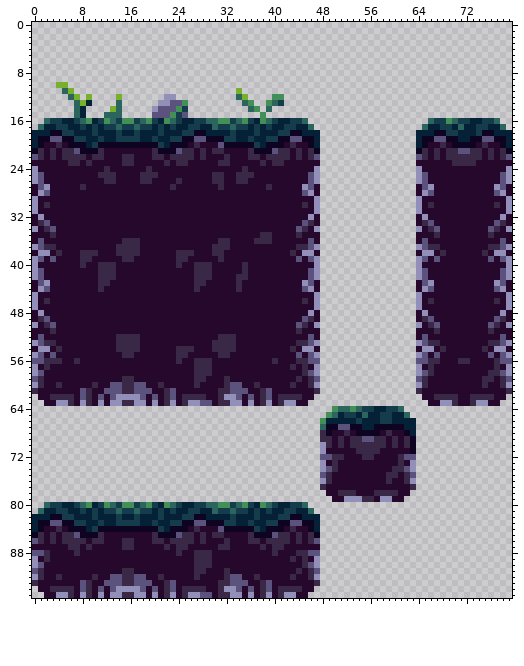
Pixel-art file, stored at aseprite/tileset.aseprite. The first picture shows the starting point.
80x96 pixels, 1 frame.
Once edited:
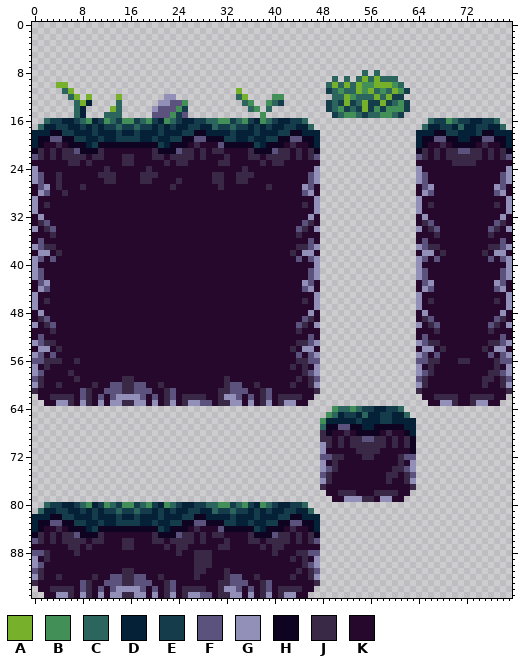
Palette (. is transparent): A #77b02a  B #429058  C #2c645e  D #052137  E #153c4a  F #5b537d  G #928fb8  H #0e0421  J #392946  K #25082c
The edit:
Layer "Basic Tile":
The author put colour A in row 9 at x 55 and 57; in row 10 at x 50, 52, 54 and 57 to 59; in row 11 at x 54, 56 and 60; in row 12 at x 52, 57 and 59; in row 13 at x 52, 55 and 58; in row 14 at x 55.
The author put colour B in row 10 at x 55 to 56 and 60; in row 11 at x 51, 55, 58 and 61; in row 12 at x 53; in row 13 at x 61; in row 14 at x 51, 57 and 59 to 61; in row 15 at x 52 to 53 and 58 to 59.
The author put colour C in row 8 at x 55 and 57; in row 9 at x 50, 52, 54, 56 and 58 to 60; in row 10 at x 49, 51, 53 and 61; in row 11 at x 50, 52 to 53, 57 and 59; in row 12 at x 50 to 51, 54 to 56 and 58; in row 13 at x 50, 54 and 60.
The author put colour C in row 14 at x 50 and 53; in row 15 at x 51, 54, 56 to 57 and 60.
The author put colour E in row 11 at x 49 and 62; in row 12 at x 60 to 61; in row 13 at x 49, 51, 53, 56 to 57, 59 and 62; in row 14 at x 49, 52, 54, 56, 58 and 62; in row 15 at x 50, 55 and 61.
Colour K becomes colour J in rows 25 to 27 at x 4; in row 28 at x 5; in row 58 at x 6; in row 59 at x 7.
Colour J becomes colour K in row 35 at x 38 to 39; in row 36 at x 15 to 17, 31 to 32 and 37 to 39; in row 37 at x 14 to 17 and 30 to 32; in row 38 at x 8 to 10, 14 to 17, 24 to 26 and 30 to 31; in row 39 at x 8 to 9, 15 to 16, 24 to 25 and 31; in row 40 at x 8, 11 to 13, 24, 27 to 29 and 35.
Colour J becomes colour K in row 41 at x 11 to 13, 27 to 29 and 35; in row 42 at x 11 to 13, 27 to 29 and 34 to 35; in row 43 at x 11 to 12, 27 to 28 and 34; in row 44 at x 11, 27 and 34; in row 52 at x 14 to 17 and 31 to 33; in row 53 at x 14 to 17 and 30 to 33.
Colour J becomes colour K in row 54 at x 14 to 17, 24 to 26 and 30 to 33; in row 55 at x 15 to 16, 24 to 25 and 31 to 32; in row 56 at x 24, 27 to 29 and 40; in rows 57 to 58 at x 27 to 29; in row 59 at x 27 to 28; in row 60 at x 27.
